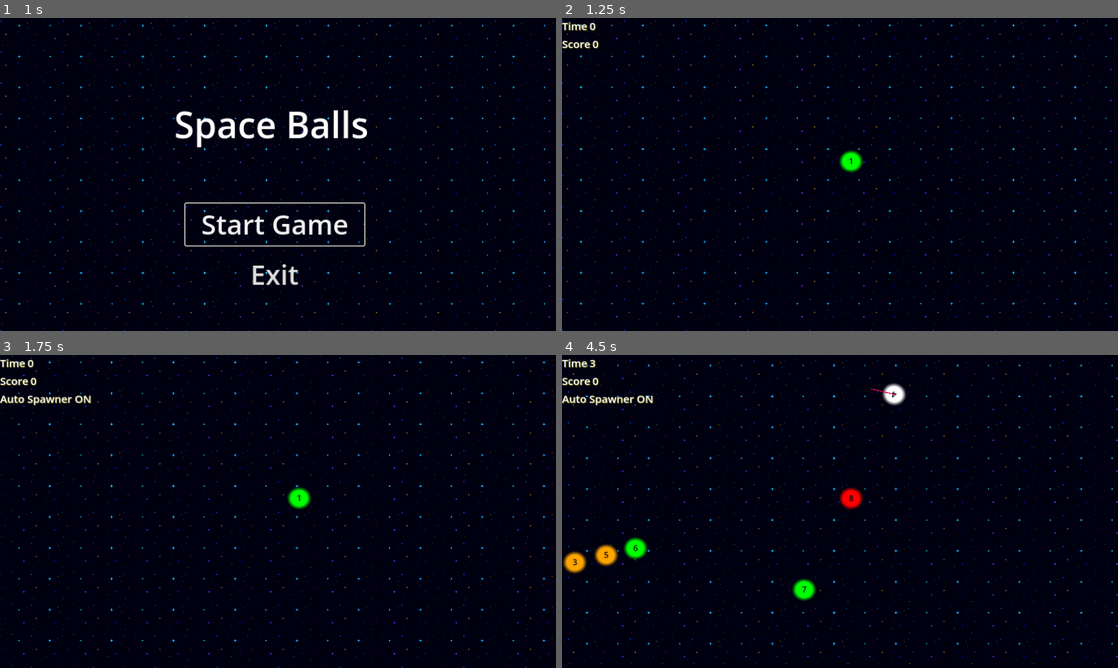
Above: before the commit, frames 1-4 (two rows, left to right).
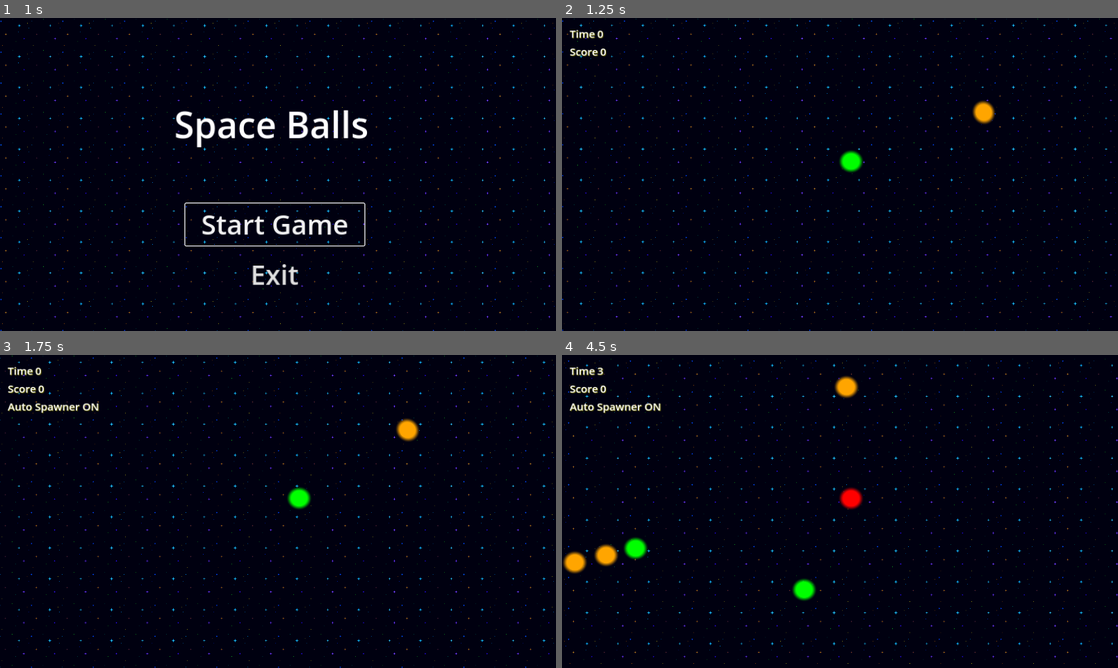
Above: after the commit, the same moments.

Repository: TDDavid/space_balls
Game: Godot game, scene res://scenes/start_scene/start_screen.tscn
The game is run twice, just before and just after one commit, with the same random seed, the same clock (stepped at 60 frames per second) and the same inputs. Sound files missing from this copy of the repository are replaced by a short silence.
Inputs (mouse positions are in pixels of both pictures, inside the frame that each line leads up to):
- Up to frame 1 (1 s): click "Start Game" at 0.5 s
- Up to frame 2 (1.25 s): no input
- Up to frame 3 (1.75 s): move the mouse to (400, 495) at 1.27 s; right-click (400, 495) at 1.35 s
- Up to frame 4 (4.5 s): move the mouse to (728, 527) at 2.02 s; click (728, 527) at 2.1 s; move the mouse to (895, 442) at 2.77 s; right-click (895, 442) at 2.85 s; move the mouse to (812, 574) at 3.52 s; click (812, 574) at 3.6 s; move the mouse to (1006, 558) at 4.27 s; right-click (1006, 558) at 4.35 s

Frame 1 is identical in both runs. In frame 2, 0.7% of the frame differs, in the area x 0-78%, y 1-47%; in frame 3, 1.3%; in frame 4, 1.6%, in the area x 0-62%, y 1-76%.

Commit message:
Use global debug_enabled var.

Diff:
--- a/project.godot
+++ b/project.godot
@@ -18,6 +18,7 @@
 [autoload]
 
 AudioSubsystem="*res://audio/audio_subsystem.tscn"
+Globals="*res://scenes/globals.gd"
 
 [display]
 
@@ -35,3 +36,8 @@
 "events": [Object(InputEventMouseButton,"resource_local_to_scene":false,"resource_name":"","device":-1,"window_id":0,"a …(257 unchanged characters)…
 ]
 }
+toggle_debug={
+"deadzone": 0.5,
+"events": [Object(InputEventKey,"resource_local_to_scene":false,"resource_name":"","device":-1,"window_id":0,"alt_pressed":false,"shift_pressed":false,"ctrl_pressed":false,"meta_pressed":false,"pressed":false,"keycode":0,"physical_keycode":4194306,"key_label":0,"unicode":0,"location":0,"echo":false,"script":null)
+]
+}
--- a/scenes/gameplay/ball/Ball.gd
+++ b/scenes/gameplay/ball/Ball.gd
@@ -13,6 +13,11 @@
 func _ready():
 	direction = initial_direction
 	$Label.text = str(id)
+	$Label.visible = Globals.DEBUG_ENABLED
+	Globals.connect("debug_toggled", toggle_label)
+
+func toggle_label(enabled: bool):
+	$Label.visible = enabled
 
 func _physics_process(delta):
 	if !already_collided:
--- a/scenes/gameplay/ball/Ball.tscn
+++ b/scenes/gameplay/ball/Ball.tscn
@@ -36,7 +36,6 @@
 offset_top = -13.0
 offset_right = 16.0
 offset_bottom = 11.0
-text = "1"
 label_settings = SubResource("LabelSettings_ihtyj")
 horizontal_alignment = 1
 vertical_alignment = 1
--- a/scenes/gameplay/ball_list.gd
+++ b/scenes/gameplay/ball_list.gd
@@ -5,39 +5,50 @@
 
 var last_head_pos: Vector2
 
+# ball list direction
+# movement: <------------
+# balls in list: X X X X X X X
+# index in list: 0 1 2 3 4 5 6
+
 signal matched_count
 
 func process(delta):
 	var count: int = list.size()
-	var curr_color: Color
+	var current_color: Color
 	var current_matches: Array = []
 	var all_matches: Array = []
+	var has_current_color = false
 	while count > 0:
 		var idx = count - 1
-		update_progress(delta, idx, count)
+		update_progress(delta, idx)
 
+		var obj_color = list[idx]["ball"].modulate
 		if count == list.size():
-			curr_color = list[idx]["ball"].modulate
+			current_color = obj_color
+			current_matches.append(idx)
+			has_current_color = true
+		elif obj_color == current_color:
+			current_matches.append(idx)
+			has_current_color = true
 		else:
-			if curr_color == list[idx]["ball"].modulate:
-				current_matches.append(idx)
-			else:
-				if current_matches.size() >= 3:
-					all_matches.append(current_matches.duplicate())
-				current_matches.clear()
-				current_matches.append(idx)
-				curr_color = list[idx]["ball"].modulate
+			if has_current_color and current_matches.size() >= 3:
+				all_matches.append(current_matches.duplicate())
+			current_matches.clear()
+			current_color = obj_color
+			current_matches.append(idx)
+			has_current_color = true
 
 		count -= 1
 
 	for indexes in all_matches:
 		matched_count.emit(indexes.size())
 		for idx in indexes:
-			list[idx]["ball"].queue_free()
+			var remove_ball = list[idx]["ball"]
 			list.remove_at(idx)
+			remove_ball.queue_free()
 
-func update_progress(delta, idx, total_count):
-	if total_count == list.size():
+func update_progress(delta, idx):
+	if idx == (list.size() - 1):
 		var new_pos = list[idx]["ball"].global_position
 
 		list[idx]["velocity"] = new_pos - last_head_pos
@@ -65,7 +76,7 @@
 			item_to_add = {"ball": new_ball, "progress": list[idx]["progress"]}
 
 		if curr_ball.id >= at_id:
-			ball["progress"] -= 15
+			ball["progress"] -= 30
 
 		idx += 1
 
@@ -75,7 +86,6 @@
 
 func get_data(id: int) -> Dictionary:
 	var retval: Dictionary
-	var idx: int = 0
 	for ball in list:
 		if ball["ball"].id == id:
 			retval = ball
@@ -85,7 +95,6 @@
 
 func get_ball(id: int) -> Ball:
 	var retval: Ball
-	var idx: int = 0
 	for ball in list:
 		if ball["ball"].id == id:
 			retval = ball["ball"]
--- /dev/null
+++ b/scenes/globals.gd
@@ -0,0 +1,16 @@
+extends Node
+
+var DEBUG_ENABLED: bool = false
+
+signal debug_toggled
+
+# Called when the node enters the scene tree for the first time.
+func _ready():
+	pass # Replace with function body.
+
+
+# Called every frame. 'delta' is the elapsed time since the previous frame.
+func _process(delta):
+	if Input.is_action_just_pressed("toggle_debug"):
+		DEBUG_ENABLED = !DEBUG_ENABLED
+		debug_toggled.emit(DEBUG_ENABLED)
--- a/scenes/level_one/level_one.gd
+++ b/scenes/level_one/level_one.gd
@@ -14,12 +14,33 @@
 
 var score_counter = 0
 
+func add_first_ball():
+	var first_ball = ball.instantiate() as Ball
+	first_ball.set_color(colors.pick_random())
+	ball_id += 1
+	first_ball.id = ball_id
+	first_ball.collided_with.connect(_on_ball_collided_with)
+	var path_to_follow = PathFollow2D.new()
+	$Path2D.add_child(path_to_follow)
+	first_ball.position = Vector2(0,0)
+	path_to_follow.add_child(first_ball)
+
+	list.add_ball(first_ball)
+
+func toggle_vel_vector(enabled: bool):
+	$Line2D.visible = enabled
+
 # Called when the node enters the scene tree for the first time.
 func _ready():
+	Globals.connect("debug_toggled", toggle_vel_vector)
+	$Line2D.visible = Globals.DEBUG_ENABLED
+
 	var path_length = $Path2D.curve.get_baked_length()
-	var possible_ball_count = path_length / 16
+	var possible_ball_count = path_length / 30
 	list.max_size = possible_ball_count
 	time_start = Time.get_unix_time_from_system()
+
+	add_first_ball()
 
 	list.connect("matched_count", on_matched_count)
 	AudioSubsystem.get_node("Music_Gameplay").play()
@@ -88,16 +109,6 @@
 		projectile.position = Vector2(0,0)
 		projectile.reparent(path_to_follow, false)
 
-func _on_timer_timeout():
-	var new_ball = ball.instantiate() as Ball
-	ball_id += 1
-	new_ball.id = ball_id
-
-	var path_to_follow = PathFollow2D.new()
-	list.add_ball(new_ball)
-	$Path2D.add_child(path_to_follow)
-	path_to_follow.add_child(new_ball)
-
 
 func _on_player_add_ball_auto():
 	var not_running = $TimerAddBallAuto.is_stopped()
--- a/scenes/level_one/level_one.tscn
+++ b/scenes/level_one/level_one.tscn
@@ -24,10 +24,6 @@
 position = Vector2(33, -72)
 curve = SubResource("Curve2D_ms0yk")
 
-[node name="Timer" type="Timer" parent="."]
-one_shot = true
-autostart = true
-
 [node name="TimerAddBallAuto" type="Timer" parent="."]
 wait_time = 0.25
 
@@ -36,8 +32,10 @@
 default_color = Color(0.834351, 0, 0.293161, 1)
 
 [node name="VBoxContainer" type="VBoxContainer" parent="."]
-offset_right = 40.0
-offset_bottom = 40.0
+offset_left = 16.0
+offset_top = 16.0
+offset_right = 86.0
+offset_bottom = 72.0
 
 [node name="HBoxContainer" type="HBoxContainer" parent="VBoxContainer"]
 layout_mode = 2
@@ -75,5 +73,4 @@
 
 [connection signal="add_ball" from="Player" to="." method="_on_player_add_ball"]
 [connection signal="add_ball_auto" from="Player" to="." method="_on_player_add_ball_auto"]
-[connection signal="timeout" from="Timer" to="." method="_on_timer_timeout"]
 [connection signal="timeout" from="TimerAddBallAuto" to="." method="_on_timer_add_ball_auto_timeout"]
Not shown, changed: .gitignore
